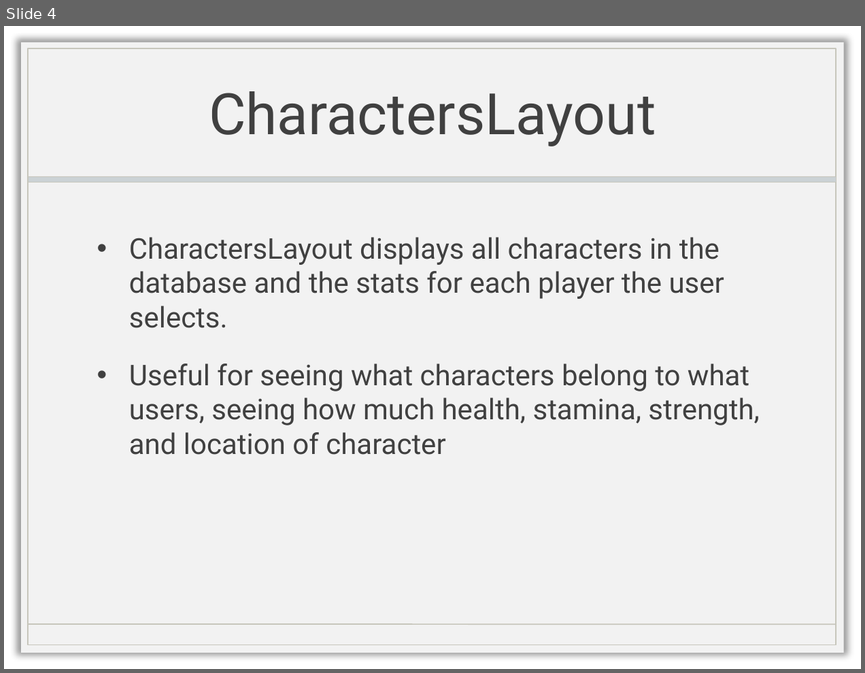
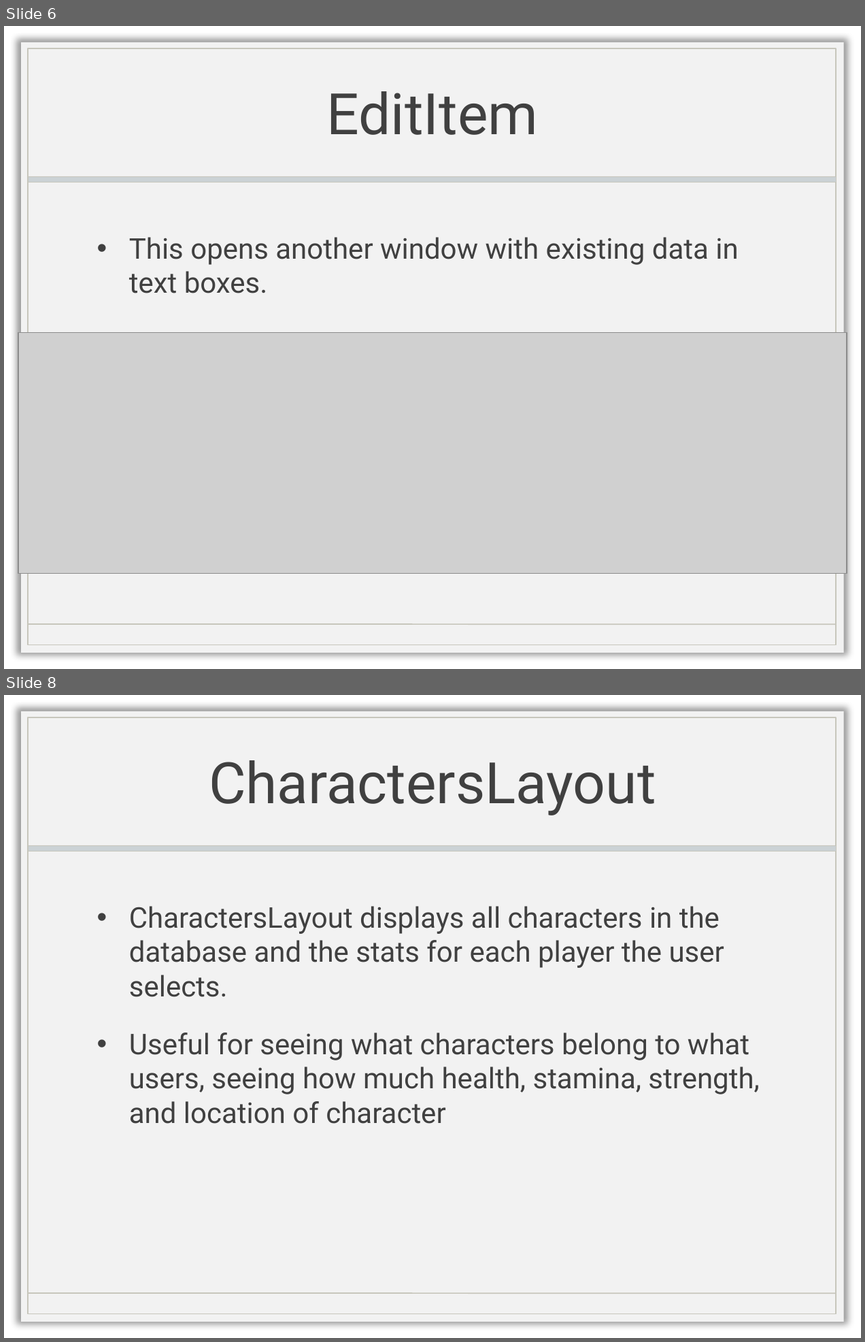
Before and after one commit to IsabellaBoone/Database-Visualizer, a slide deck: Presentation.pptx. Shown one above the other, each under a label of ours: slide 4 before the commit, slides 6 and 8 after it; the slides between them are not shown. The pictures are 865x673 and 865x1342 pixels, drawn with LibreOffice and Linux fonts; fonts in the diff are those of the drawing; grey boxes stand for pictures; background and template pictures are left out. Boxes give left, top, right and bottom in pixels: in the first picture for what was removed or moved away, otherwise in the second. Text is boxed around its words. In the diff, an @@ line names an element or a change of style, - is before the commit and + after.

```diff
--- a/Presentation.pptx
+++ b/Presentation.pptx
@@ slide 6 added at <box>4,26,861,669</box>, background picture (left out); not listed: 4 template elements that a slide beside it also shows @@
@@ title added at <box>327,91,538,135</box>, 48 pt, text #404040 @@
+EditItem
@@ text added at <box>129,237,738,293</box>, 24 pt, text #404040 @@
+• This opens another window with existing data in text boxes.
@@ picture added at <box>18,332,847,573</box> @@
@@ what was slide 4 is now slide 8 @@
```
Also in this commit, not shown: 3 other slides added.
